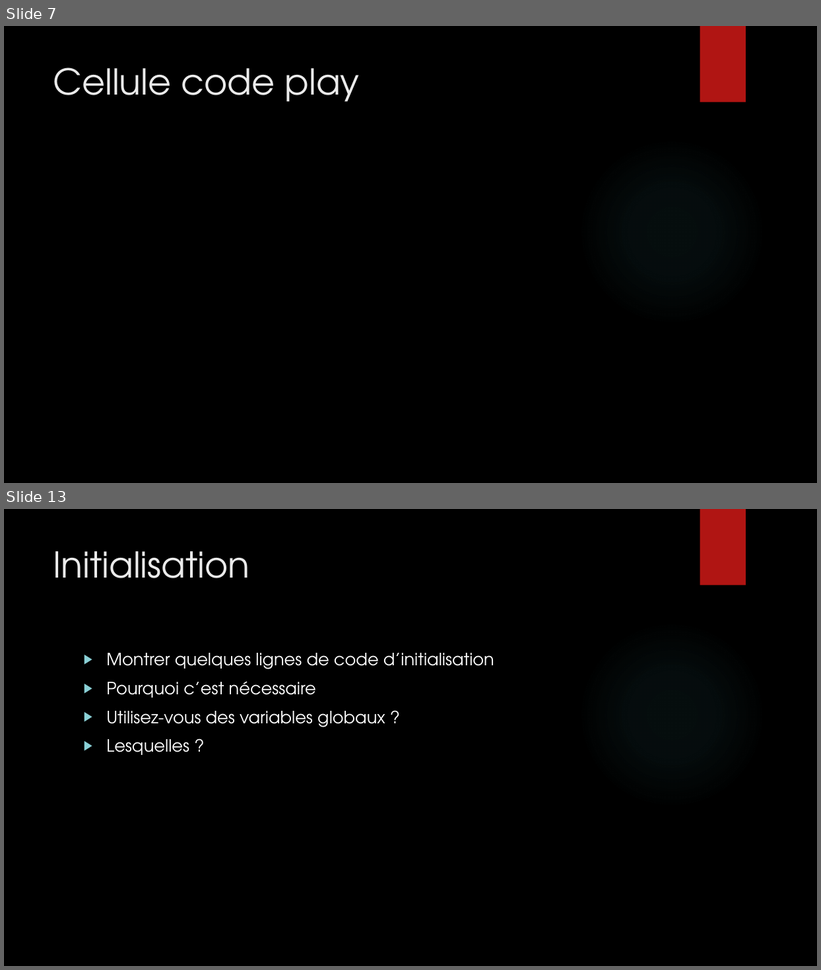
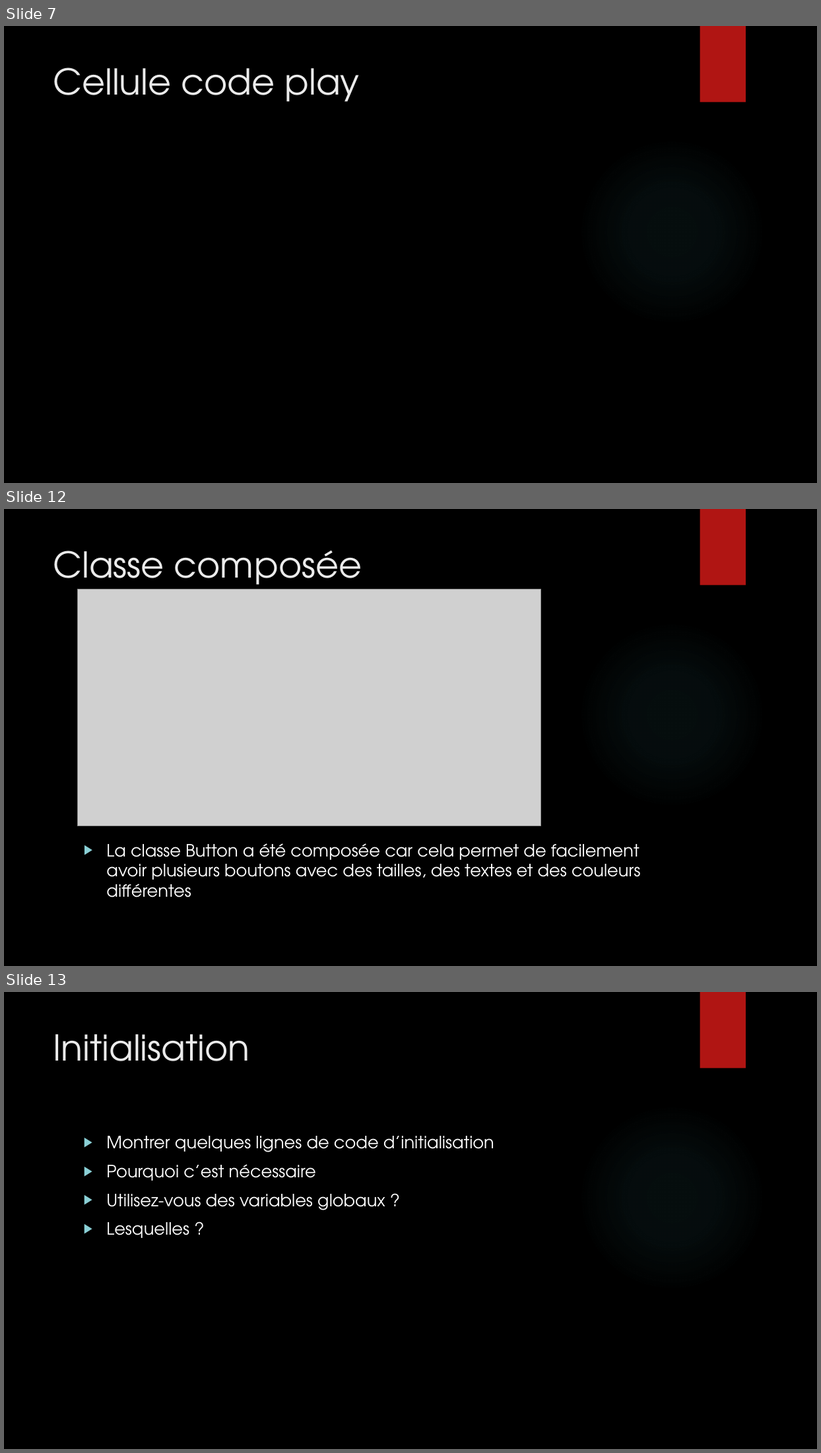
Before and after one commit to Bugnon/oc-2021, a slide deck: src/projet/projet3/Powerpoint_pacman.pptx. Shown one above the other, each under a label of ours: slides 7 and 13 before the commit, slides 7, 12 and 13 after it; the slides between them are not shown. The pictures are 821x970 and 821x1453 pixels, drawn with LibreOffice and Linux fonts; fonts in the diff are those of the drawing; grey boxes stand for pictures; background and template pictures are left out. Boxes give left, top, right and bottom in pixels: in the first picture for what was removed or moved away, otherwise in the second. Text is boxed around its words. In the diff, an @@ line names an element or a change of style, - is before the commit and + after.

```diff
--- a/src/projet/projet3/Powerpoint_pacman.pptx
+++ b/src/projet/projet3/Powerpoint_pacman.pptx
@@ slide 12 added at bbox=[4, 509, 817, 966], background picture (left out); not listed: 2 template elements that a slide beside it also shows @@
@@ title added at bbox=[54, 551, 362, 594], 42 pt, text #EBEBEB @@
+Classe composée
@@ picture added at bbox=[78, 590, 541, 827] @@
@@ text added at bbox=[106, 844, 640, 898], 20 pt, text #FFFFFF @@
+▶ La classe Button a été composée car cela permet de facilement avoir plusieurs boutons avec des tailles, des textes et des couleurs différentes
```
Also in this commit, not shown: 3 slides changed, 4 other slides added, 5 slides removed.
